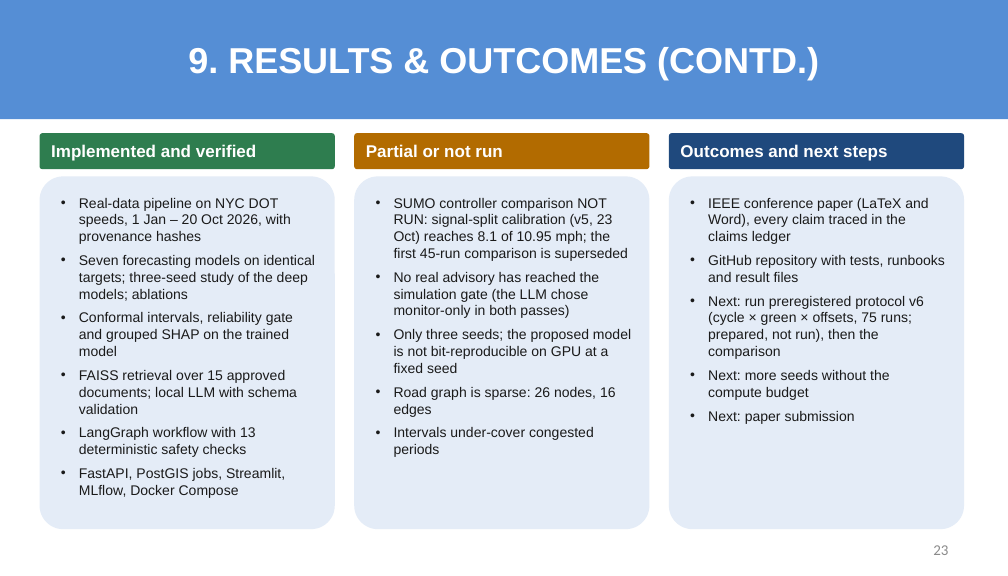
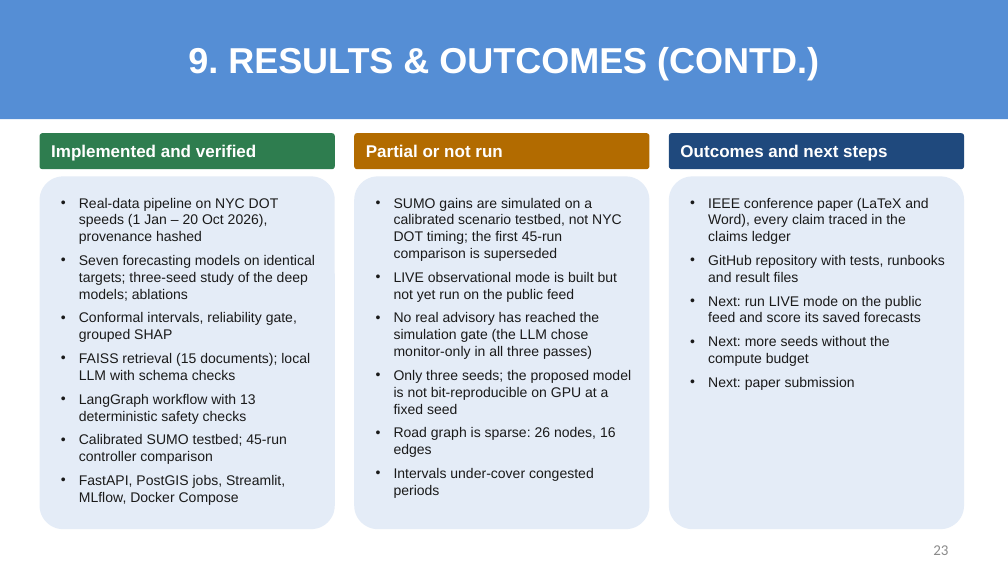
Before and after one commit to sricharansk/Major-Project, a slide deck: slide 23 of presentation/Final_Review_S_K_Sricharan_25MML1010.pptx. Drawn at 1008x576 pixels with LibreOffice and Linux fonts; fonts in the diff are those of the drawing. Boxes give left, top, right and bottom in pixels: in the first picture for what was removed or moved away, otherwise in the second. Text is boxed around its words. In the diff, an @@ line names an element or a change of style, - is before the commit and + after.

```diff
--- a/presentation/Final_Review_S_K_Sricharan_25MML1010.pptx
+++ b/presentation/Final_Review_S_K_Sricharan_25MML1010.pptx
@@ text in rounded rectangle at bbox=[79, 198, 279, 244]: text changed @@
-• Real-data pipeline on NYC DOT speeds, 1 Jan – 20 Oct 2026, with provenance hashes
+• Real-data pipeline on NYC DOT speeds (1 Jan – 20 Oct 2026), provenance hashed
@@ text in rounded rectangle at bbox=[394, 198, 622, 359]: text changed @@
-• SUMO controller comparison NOT RUN: signal-split calibration (v5, 23 Oct) reaches 8.1 of 10.95 mph; the first 45-run comparison is superseded
-• No real advisory has reached the simulation gate (the LLM chose monitor-only in both passes)
+• SUMO gains are simulated on a calibrated scenario testbed, not NYC DOT timing; the first 45-run comparison is superseded
+• LIVE observational mode is built but not yet run on the public feed
+• No real advisory has reached the simulation gate (the LLM chose monitor-only in all three passes)
@@ text in rounded rectangle at bbox=[708, 296, 922, 322]: text changed @@
-• Next: run preregistered protocol v6 (cycle × green × offsets, 75 runs; prepared, not run), then the comparison
+• Next: run LIVE mode on the public feed and score its saved forecasts
@@ text in rounded rectangle at bbox=[79, 312, 310, 380]: text changed @@
-• Conformal intervals, reliability gate and grouped SHAP on the trained model
-• FAISS retrieval over 15 approved documents; local LLM with schema validation
+• Conformal intervals, reliability gate, grouped SHAP
+• FAISS retrieval (15 documents); local LLM with schema checks
@@ text in rounded rectangle at bbox=[79, 434, 286, 464]: paragraph added @@
+• Calibrated SUMO testbed; 45-run controller comparison
```
Also in this commit, not shown: 11 other slides changed, 7 other files.
